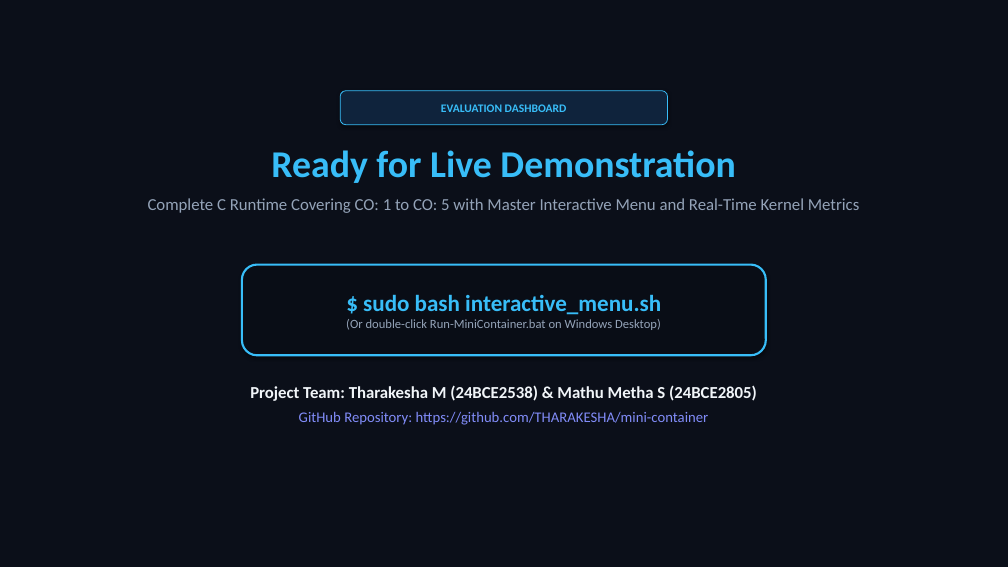
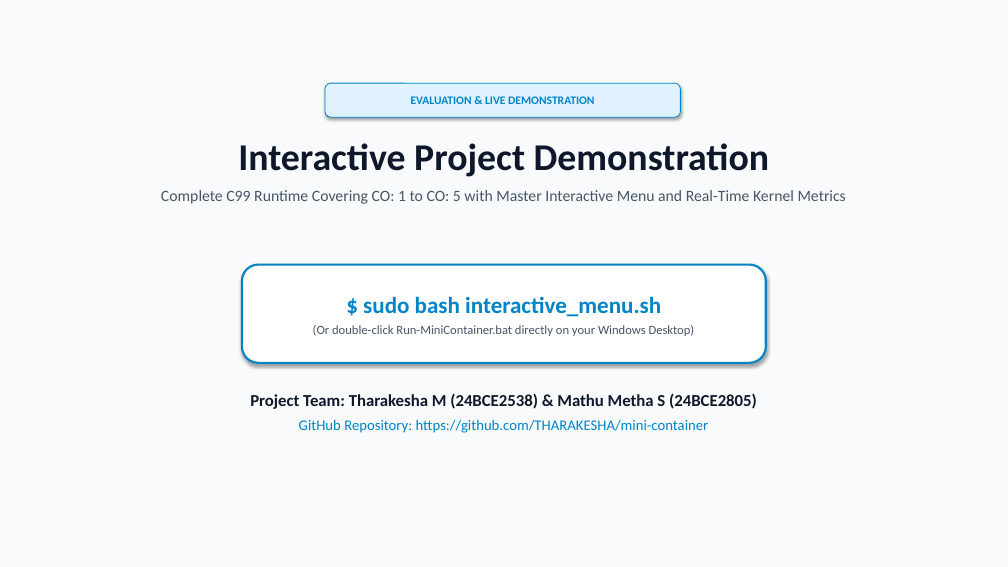
Before and after one commit to THARAKESHA/mini-container, a slide deck: slide 8 of presentation.pptx. Drawn at 1008x567 pixels with LibreOffice and Linux fonts; fonts in the diff are those of the drawing. Boxes give left, top, right and bottom in pixels: in the first picture for what was removed or moved away, otherwise in the second. Text is boxed around its words. In the diff, an @@ line names an element or a change of style, - is before the commit and + after.

Commit message:
Review: Update presentation to bright clean theme, remove viva slide, add concurrency representations

```diff
--- a/presentation.pptx
+++ b/presentation.pptx
@@ rectangle at [0,0,1008,567]: fill #0B0F19 to #F8FAFC; outline #0B0F19 0.75 pt to #F8FAFC 0.75 pt @@
@@ rounded rectangle "EVALUATION & LIVE DEMONSTRATION": place and size @@
-rounded rectangle "EVALUATION & LIVE DEMONSTRATION" at [340,91,668,125]
+rounded rectangle "EVALUATION & LIVE DEMONSTRATION" at [325,83,681,117]
@@ rounded rectangle "EVALUATION & LIVE DEMONSTRATION" at [325,83,681,117]: fill #0F233C to #E0F2FE; outline #38BDF8 0.75 pt to #0284C7 0.75 pt @@
@@ text in rounded rectangle at [411,96,594,104]: text changed; text colour #38BDF8 to #0284C7 @@
-EVALUATION DASHBOARD
+EVALUATION & LIVE DEMONSTRATION
@@ text at [161,143,846,204]: text changed; size 16 to 15 pt; text colour #94A3B8 to #475569 @@
-Ready for Live Demonstration
-Complete C Runtime Covering CO: 1 to CO: 5 with Master Interactive Menu and Real-Time Kernel Metrics
+Interactive Project Demonstration
+Complete C99 Runtime Covering CO: 1 to CO: 5 with Master Interactive Menu and Real-Time Kernel Metrics
@@ rounded rectangle "$ sudo bash interactive_menu.sh": place and size @@
-rounded rectangle "$ sudo bash interactive_menu.sh" at [242,265,766,355]
+rounded rectangle "$ sudo bash interactive_menu.sh" at [242,265,766,363]
@@ rounded rectangle "$ sudo bash interactive_menu.sh" at [242,265,766,363]: fill #090D16 to #FFFFFF; outline #38BDF8 2 pt to #0284C7 2 pt @@
@@ text in rounded rectangle at [363,296,661,317]: text colour #38BDF8 to #0284C7 in "$ sudo bash interactive_menu.sh" @@
@@ text in rounded rectangle at [313,325,695,336]: text changed; text colour #94A3B8 to #475569 @@
-(Or double-click Run-MiniContainer.bat on Windows Desktop)
+(Or double-click Run-MiniContainer.bat directly on your Windows Desktop)
@@ text "Project Team: Tharakesha M (24BCE2538) ...": place and size @@
-text "Project Team: Tharakesha M (24BCE2538) ..." at [250,385,757,425]
+text "Project Team: Tharakesha M (24BCE2538) ..." at [250,393,757,433]
@@ text "Project Team: Tharakesha M (24BCE2538) ..." at [250,393,757,433]: text colour #F1F5F9 to #0F172A in "Project Team: Tharakesha M (24BCE2538) & Mathu ..."; text colour #818CF8 to #0284C7 in "GitHub Repository: https://github.com/THARAKESHA/mini-contai ..." @@
```
Also in this commit, not shown: 6 other slides changed, 1 slide added, 1 slide removed, 3 other files.
